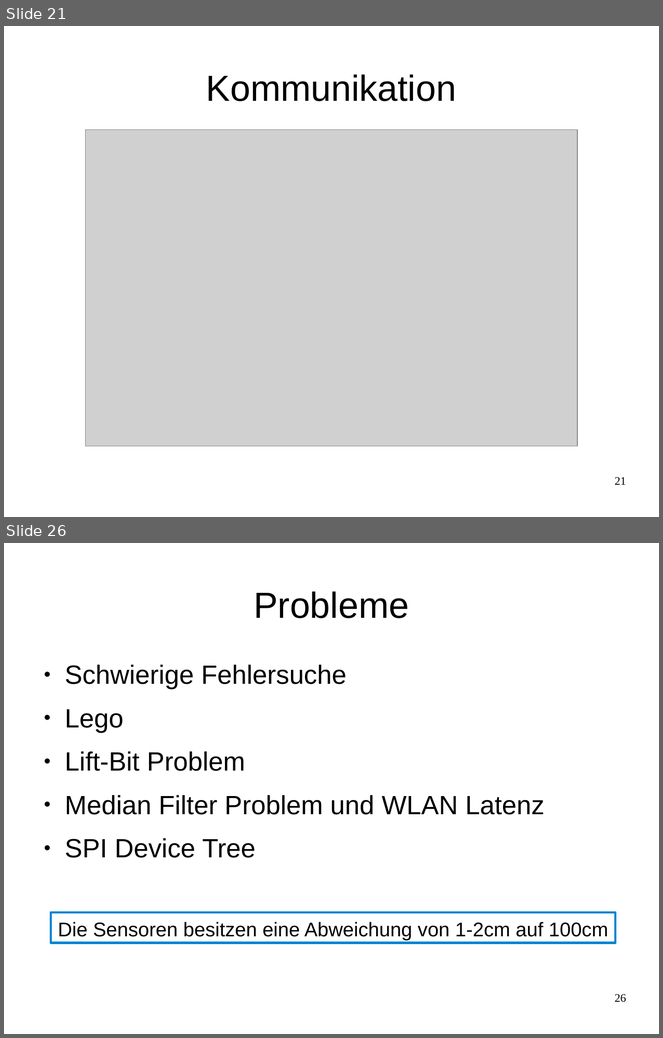
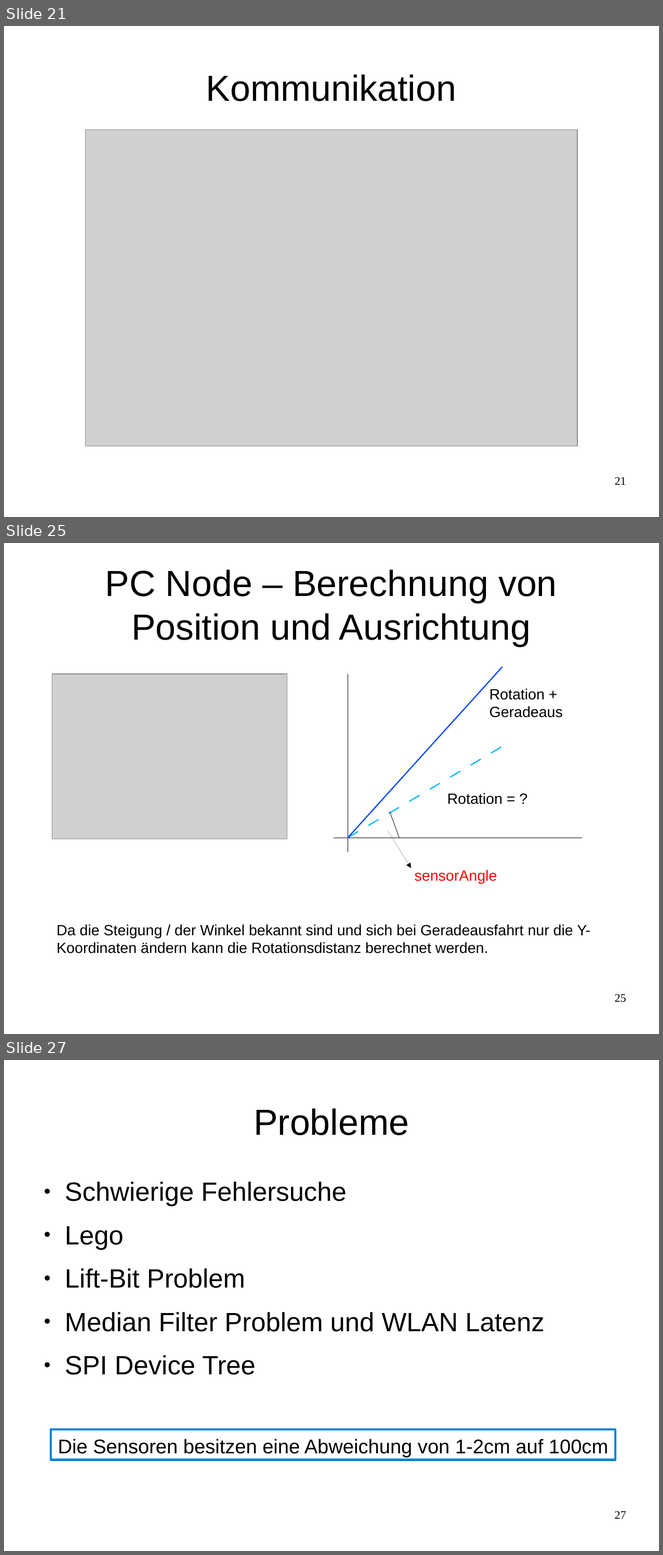
Before and after one commit to Smart-Minotaur/nxt_minotaur, a slide deck: doc/Präsentation.odp. Shown one above the other, each under a label of ours: slides 21 and 26 before the commit, slides 21, 25 and 27 after it; the slides between them are not shown. The pictures are 663x1038 and 663x1555 pixels, drawn with LibreOffice and Linux fonts; fonts in the diff are those of the drawing; grey boxes stand for pictures. Boxes give left, top, right and bottom in pixels: in the first picture for what was removed or moved away, otherwise in the second. Text is boxed around its words. In the diff, an @@ line names an element or a change of style, - is before the commit and + after.

```diff
--- a/doc/Präsentation.odp
+++ b/doc/Präsentation.odp
@@ slide 25 added at <box>4,543,659,1034</box>, background #FFFFFF @@
@@ title added at <box>105,570,557,646</box>, 44 pt, text #000000 @@
+PC Node – Berechnung von Position und Ausrichtung
@@ line added from (348, 838) to (503, 667), #0047FF 1.45 pt @@
@@ picture added at <box>52,674,287,839</box> @@
@@ line added from (348, 852) to (348, 674), #000000 0 pt @@
@@ text added at <box>490,689,563,718</box>, 18 pt, text #000000 @@
+Rotation + Geradeaus
@@ line added from (348, 838) to (503, 747), #00B8FF 1.45 pt @@
@@ text added at <box>448,793,503,805</box>, 18 pt, text #000000 @@
+Rotation = ?
@@ line added from (390, 812) to (399, 838), #000000 0 pt @@
@@ line added from (334, 838) to (582, 838), #000000 0 pt @@
@@ arrow added from (388, 831) to (411, 868), #000000 0 pt @@
@@ text added at <box>415,870,497,884</box>, 18 pt, text #FF0000 @@
+sensorAngle
@@ text added at <box>57,925,591,954</box>, 18 pt, text #000000 @@
+Da die Steigung / der Winkel bekannt sind und sich bei Geradeausfahrt nur die Y-Koordinaten ändern kann die Rotationsdistanz berechnet werden.
@@ page number added at <box>615,994,626,1003</box>, 14 pt, text #000000 @@
+25
@@ what was slide 26 is now slide 27 @@
@@ page number at <box>615,1511,626,1519</box>: text changed @@
-26
+27
```
Also in this commit, not shown: 4 slides changed, 1 other slide added, 1 slide removed, 2 other files.
